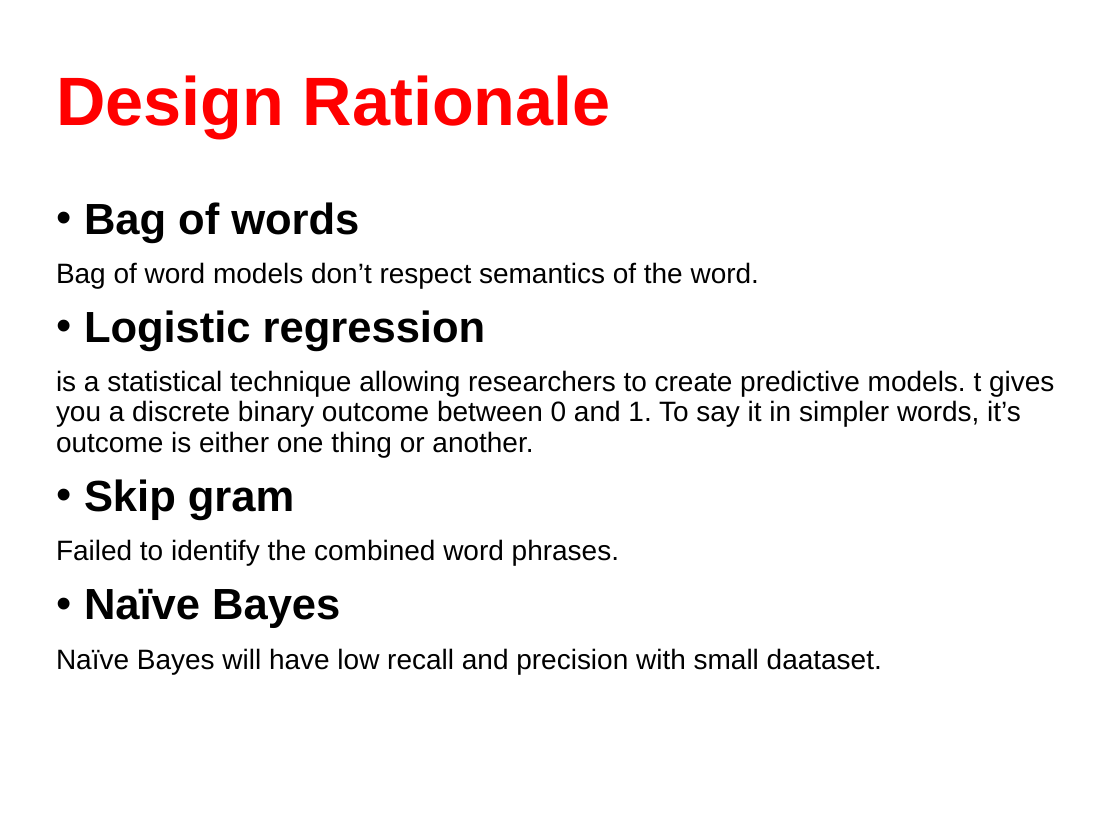
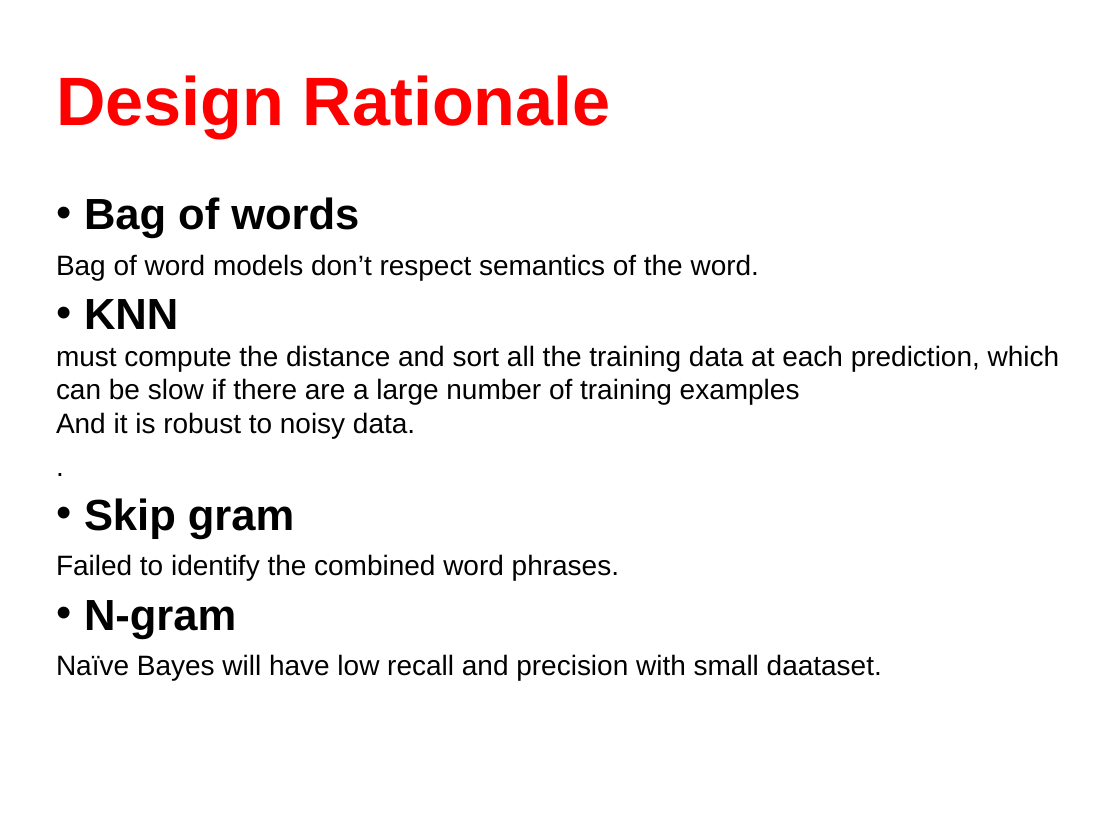
Before and after one commit to DevJohnIbrahim/SSM-GP, a slide deck: slide 10 of SDD/SDD.pptx. Drawn at 1120x840 pixels with LibreOffice and Linux fonts; fonts in the diff are those of the drawing. Boxes give left, top, right and bottom in pixels: in the first picture for what was removed or moved away, otherwise in the second. Text is boxed around its words. In the diff, an @@ line names an element or a change of style, - is before the commit and + after.

```diff
--- a/SDD/SDD.pptx
+++ b/SDD/SDD.pptx
@@ text at [56,197,882,680]: line spacing 0.9 to 0.8 @@
@@ text at [56,299,1060,438]: text changed @@
-• Logistic regression
-is a statistical technique allowing researchers to create predictive models. t gives you a discrete binary outcome between 0 and 1. To say it in simpler words, it’s outcome is either one thing or another.
+• KNN
+must compute the distance and sort all the training data at each prediction, which can be slow if there are a large number of training examples
+And it is robust to noisy data.
+.
@@ text at [84,600,236,639]: text changed @@
-• Naïve Bayes
+• N-gram
```
Also in this commit, not shown: 1 slide added.
